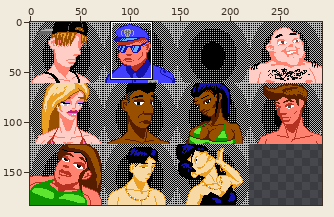
Sprite sheet, stored at assets/aseprite/profiles.png. The first picture is a wide view before the edit; the outline marks the close-up.
Close-up. Before the commit:
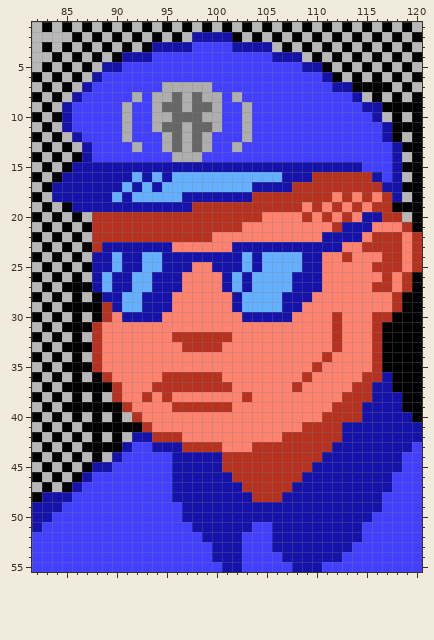
The file is 292x183 pixels. Shown: x 82..120, y 1..55.
After:
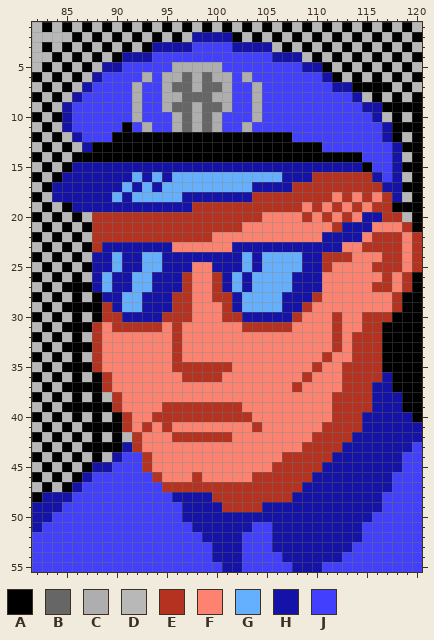
Palette (. is transparent): A #000000  B #666666  C #aeaeae  D #b8b8b8  E #b53220  F #fe8270  G #64b0fe  H #1412a8  J #4240fe
Diff:
Changed rows in their new state; - is an unchanged pixel.
first column x 87:
 5 ---------CCCCC---------------
 6 ------C-CCBCBCC-C------------
 7 -----C---BB-BBC--C-----------
 8 -------J-CB-B-CJ-C-----------
 9 ----JC-JC-BC-BC-JC-----------
10 ----JC-JJC-CB---JC-----------
11 ----A-CJJCBC-----------------
12 ---AAAAAAAAAAAAAAAAAA--------
13 -AAAAAAAAAAAAAAAAAAAAAAA-----
14 AAAAAAAAAAAAAAAAAAAAAAAAAAAA-
15 ----------------------------A
first column x 89:
24 ----------------------EE---
25 ----------------------E----
26 --------E--E---------------
27 --------E--E---------------
28 -------EE--EE--------E-----
29 -------EE---E-------E------
30 -E----EEE---EE-----E------E
31 -EEEEE-E------EEEEE-------E
32 --------FFFFF------------EE
33 -------EFFFF-------------EE
34 -------E-----------------EE
35 -------EEEEEE-----------EEE
36 ------FF----------------EE-
37 EF---FFFFFFFF-----------E--
38 ----F-F-------F--------E---
39 -EF---E------E------------E
40 --EF-EEEEEEEEEE-------F----
41 --EF--E--------E----FF--EE-
42 ---EFFF-EEEEE-----FFF---E--
43 ---EFFFFFFFF---FFFFF---E---
44 ----EFFFFFFFFFFFFF----E----
45 ----EFFFFFFFFFFFF----E-----
46 -----EFFFEFFFFF-----E------
47 ------EEEEEEEE-----E-------
48 -----------EEEE---E--------
49 ------------EEEE-----------
Boxes around the changes in both close-ups, in picture pixels (x1, y1, x2, y2):
changed: (82, 62, 372, 172)
changed: (102, 252, 372, 512)
